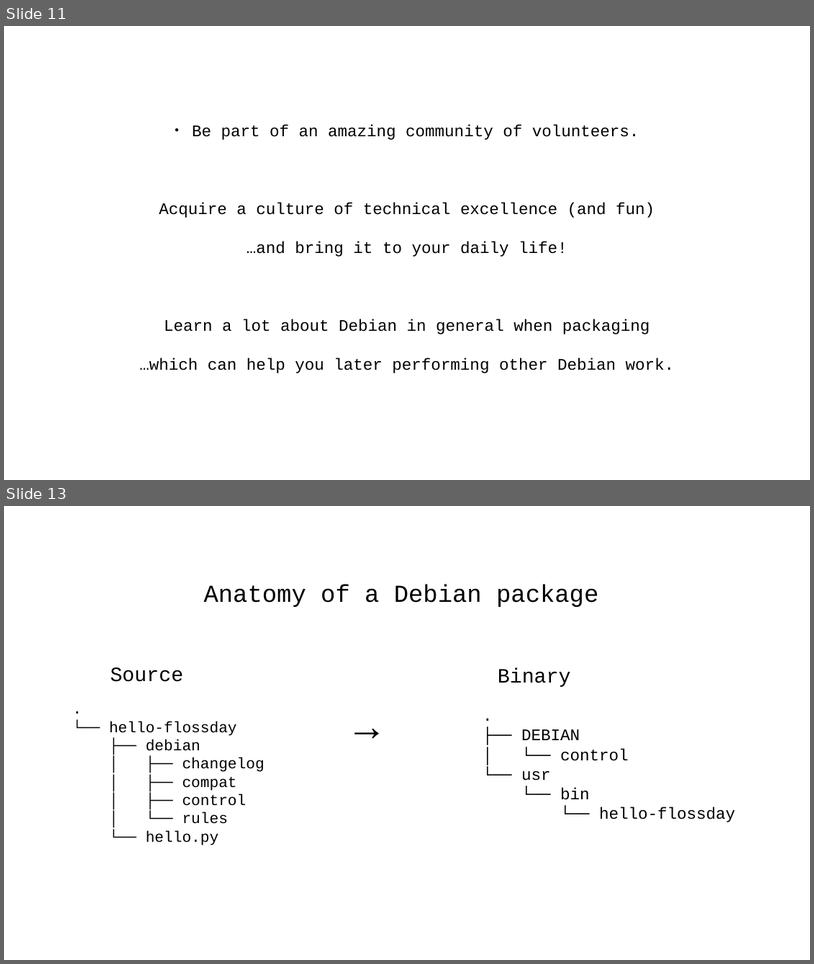
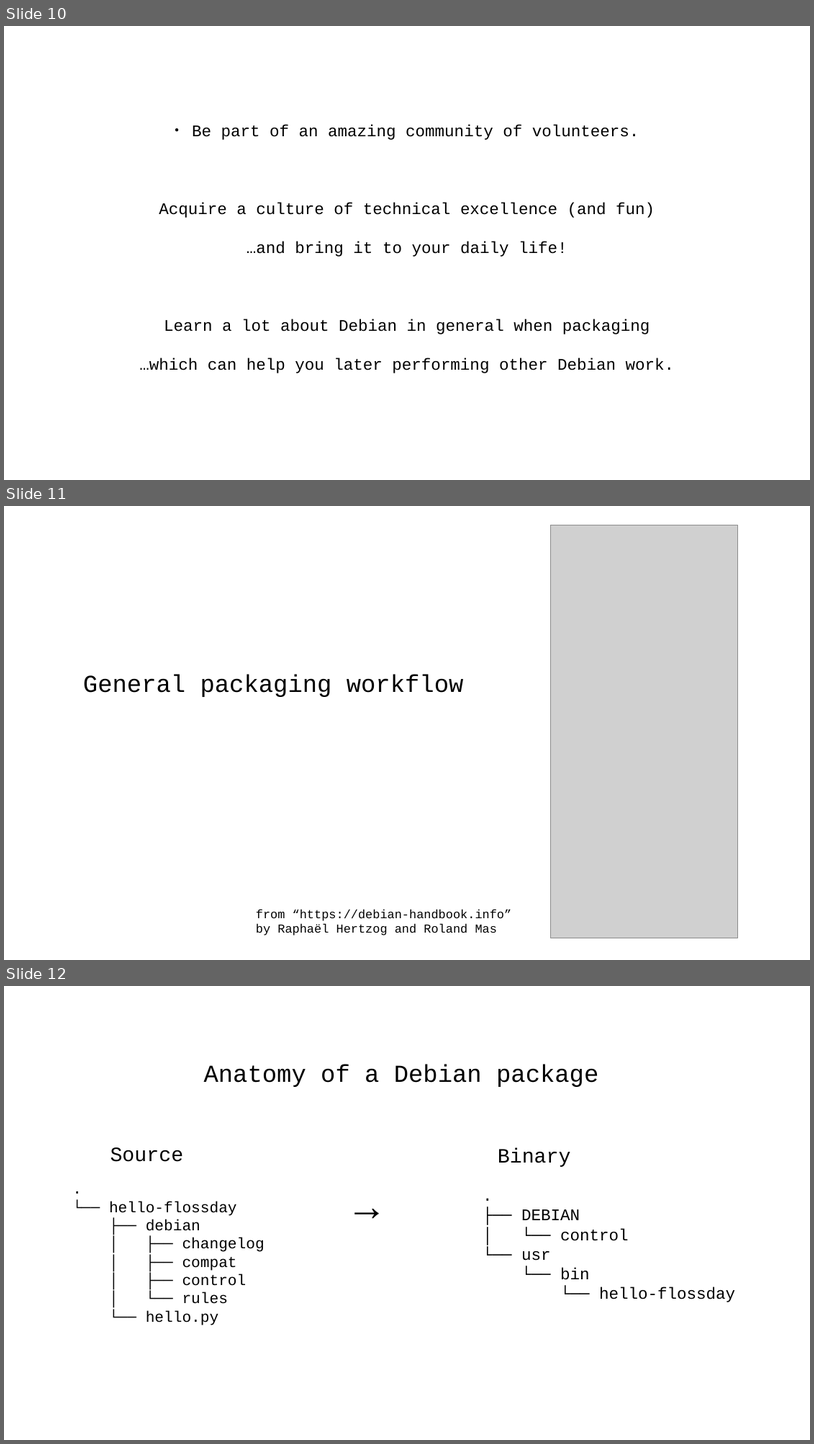
Before and after one commit to tiagovaz/vanier-flossday-2024, a slide deck: debian_packaging_tutorial.odp. Shown one above the other, each under a label of ours: slides 11 and 13 before the commit, slides 10, 11 and 12 after it; the slides between them are not shown. The pictures are 814x964 and 814x1444 pixels, drawn with LibreOffice and Linux fonts; fonts in the diff are those of the drawing; grey boxes stand for pictures. Boxes give left, top, right and bottom in pixels: in the first picture for what was removed or moved away, otherwise in the second. Text is boxed around its words. In the diff, an @@ line names an element or a change of style, - is before the commit and + after.

Commit message:
Update presentation.

```diff
--- a/debian_packaging_tutorial.odp
+++ b/debian_packaging_tutorial.odp
@@ slide 11 added at [4,506,810,960], background #FFFFFF @@
@@ picture added at [551,525,738,938] @@
@@ text added at [83,674,464,697], 24 pt, text #000000 @@
+General packaging workflow
@@ text added at [256,908,512,935], 12 pt, text #000000 @@
+from “https://debian-handbook.info”
+by Raphaël Hertzog and Roland Mas
@@ what was slide 11 is now slide 10 @@
@@ what was slide 13 is now slide 12 @@
```
Also in this commit, not shown: 2 slides removed.
